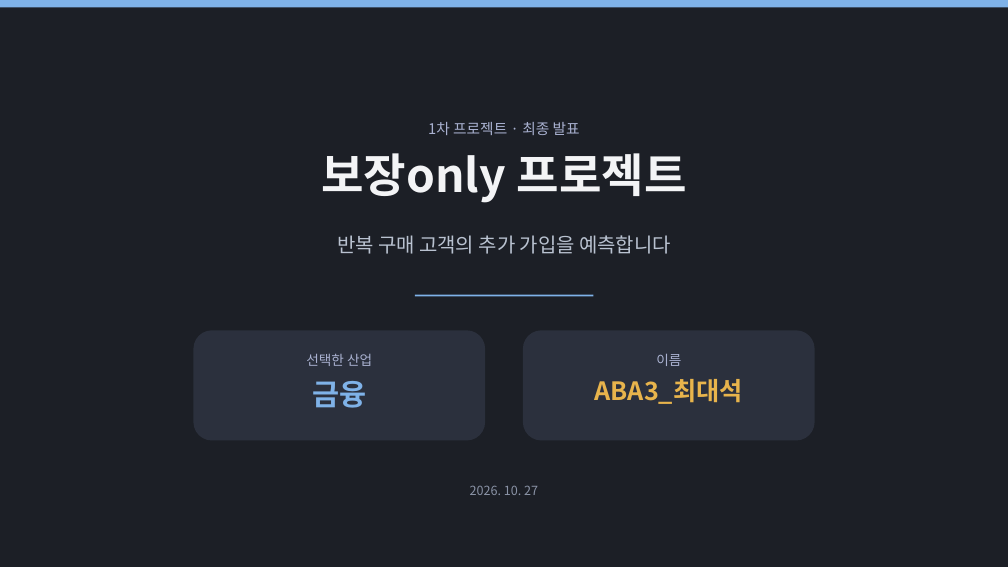
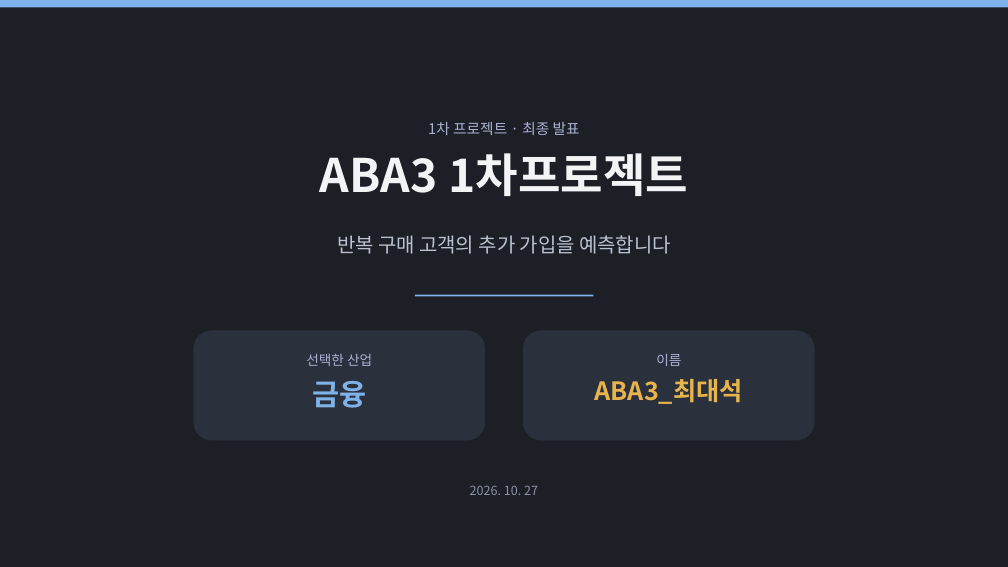
Before and after one commit to lunteras/pj1, a slide deck: slide 1 of artifacts/프로젝트1_최종발표자료.pptx. Drawn at 1008x567 pixels with LibreOffice and Linux fonts; fonts in the diff are those of the drawing. Boxes give left, top, right and bottom in pixels: in the first picture for what was removed or moved away, otherwise in the second. Text is boxed around its words. In the diff, an @@ line names an element or a change of style, - is before the commit and + after.

```diff
--- a/artifacts/프로젝트1_최종발표자료.pptx
+++ b/artifacts/프로젝트1_최종발표자료.pptx
@@ text at (320,153,688,196): text changed @@
-보장only 프로젝트
+ABA3 1차프로젝트
```
Also in this commit, not shown: 1 other file.
